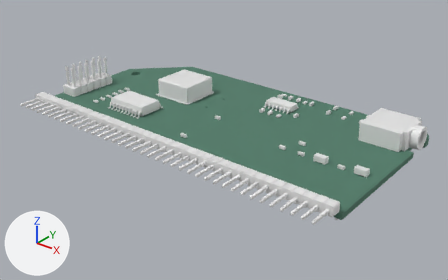
An edit to the glTF model 3D/rcbus-ymf262-3D.glb, drawn before and after from the same camera.
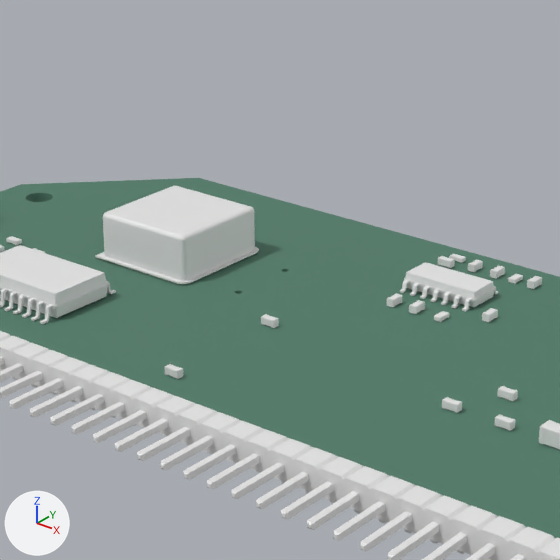
Each version is shown whole from a 50 mm camera at (0.2094, -0.2647, 0.0711) aimed at (0.114, -0.1455, -0.0028), then close up on the part from 27% to 72% of the width and 1% to 72% of the height. Arrows for +X, +Y and +Z are at lower left; the lights stay in place. Where no turn or scale is listed for an object, it has been applied to the vertices.

Names of what the first close-up shows: '=>[0:1:1:12]', 'C1', 'C7', 'P1', 'U1', 'U4', 'X1'.
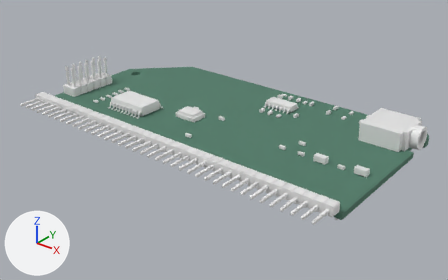
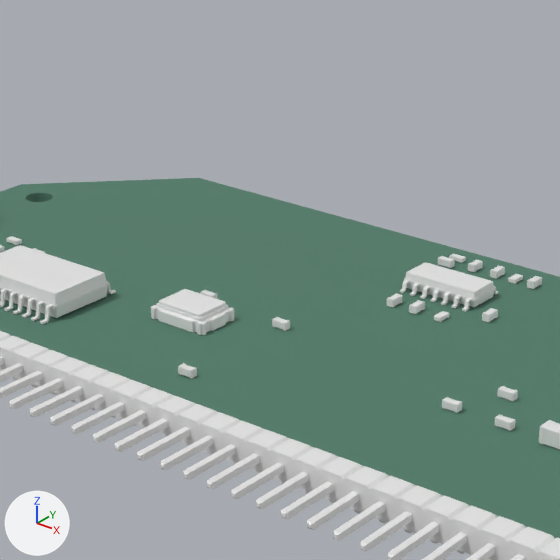
What differs and where, as boxes (x1, y1, x2, y2) in the close-ups (560 x 560 px):
'X1', deleted
    before: (95, 186, 259, 284)
'Y1', added
    after: (151, 289, 234, 335)
'C1', moved
    before: (164, 364, 183, 379)
    after: (178, 363, 197, 379)
'C7', moved
    before: (261, 314, 279, 328)
    after: (272, 317, 290, 331)
'C19', added
    after: (200, 290, 217, 299)

Diff of the bpy script that builds the scene:
```diff
--- a/3D/rcbus-ymf262-3D.glb.py
+++ b/3D/rcbus-ymf262-3D.glb.py
@@ me_oscillator_smd_abracon_asv_4pin_7_0x5_1mm @@
+me_oscillator_smd_abracon_asv_4pin_7_0x5_1mm.from_pydata(...)  # 1818 vertices, 3628 faces; spans x -0.0035..0.0035, y -0.00254..0.00254, z 0.0..0.00184
@@ ob_c1 @@
 ob_c1 = bpy.data.objects.new('C1', me_c_0603_1608metric)
-ob_c1.location = (0.1103, -0.1576, 0.0016)
+ob_c1.location = (0.1112, -0.1567, 0.0016)
@@ ob_c7 @@
 ob_c7 = bpy.data.objects.new('C7', me_c_0603_1608metric_001)
-ob_c7.location = (0.11, -0.1432, 0.0016)
+ob_c7.location = (0.1112, -0.143, 0.0016)
@@ ob_x1 @@
-ob_x1 = bpy.data.objects.new('X1', me_oscillator_dip_8)
-ob_x1.location = (0.0869, -0.1387, 0.0009)
@@ ob_c19 @@
+ob_c19 = bpy.data.objects.new('C19', me_c_0603_1608metric_014)
+ob_c19.location = (0.1013, -0.1423, 0.0016)
@@ ob_y1 @@
+ob_y1 = bpy.data.objects.new('Y1', me_oscillator_smd_abracon_asv_4pin_7_0x5_1mm)
+ob_y1.location = (0.103, -0.1468, 0.0016)
```
